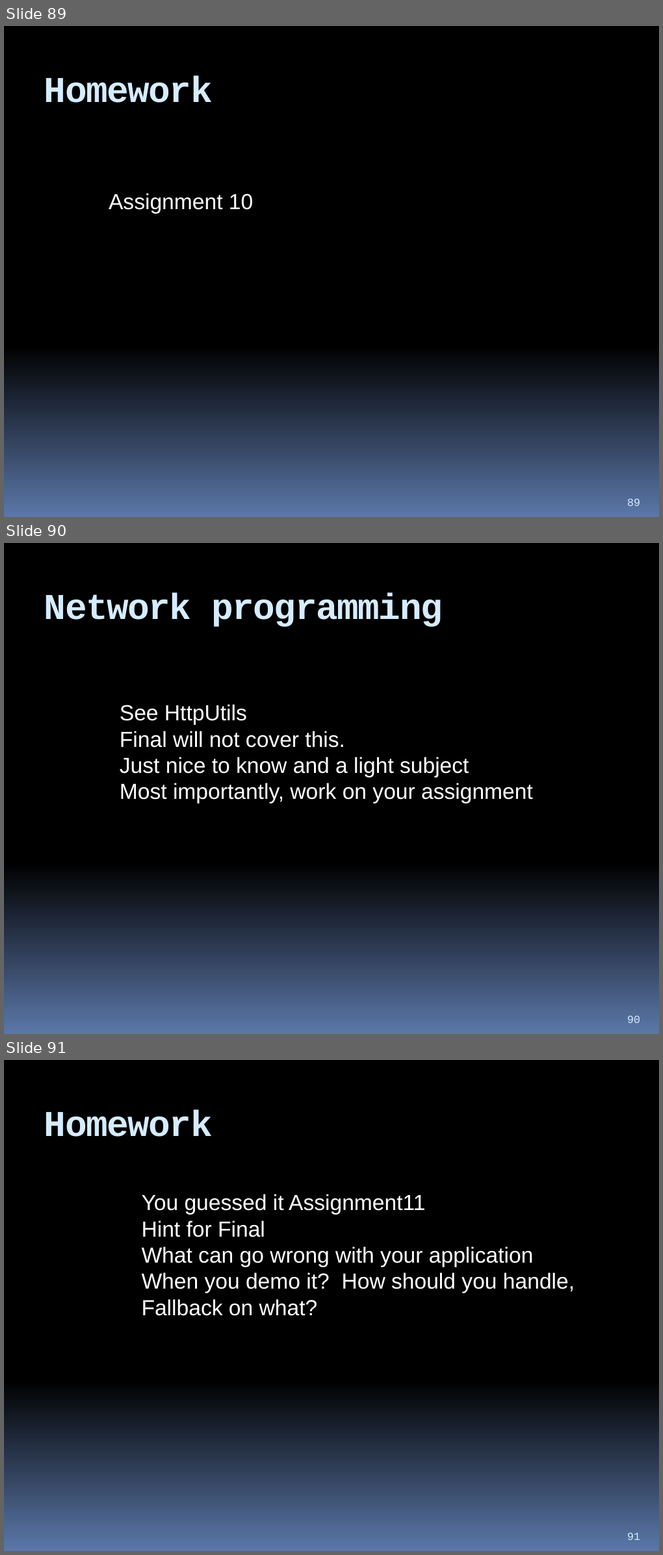
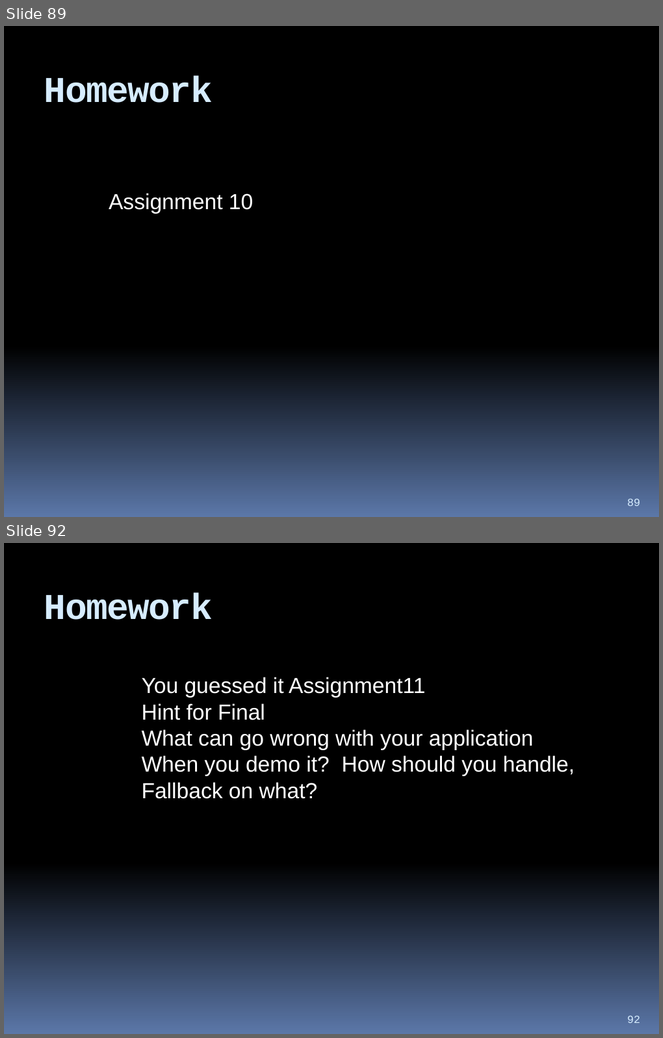
Before and after one commit to hchan/comp2613, a slide deck: coursePresentation.pptx. Shown one above the other, each under a label of ours: slides 89, 90 and 91 before the commit, slides 89 and 92 after it; the slides between them are not shown. The pictures are 663x1555 and 663x1038 pixels, drawn with LibreOffice and Linux fonts; fonts in the diff are those of the drawing. Boxes give left, top, right and bottom in pixels: in the first picture for what was removed or moved away, otherwise in the second. Text is boxed around its words. In the diff, an @@ line names an element or a change of style, - is before the commit and + after.

```diff
--- a/coursePresentation.pptx
+++ b/coursePresentation.pptx
@@ slide 90 removed at [4, 543, 659, 1034], background gradient #000000 to #5B77A8 @@
@@ title removed at [44, 593, 443, 627] @@
-Network programming
@@ text removed at [120, 704, 533, 804] @@
-See HttpUtils
-Final will not cover this.
-Just nice to know and a light subject
-Most importantly, work on your assignment
@@ page number removed at [627, 1016, 640, 1023] @@
-90
@@ what was slide 91 is now slide 92 @@
@@ page number at [627, 1016, 640, 1023]: text changed @@
-91
+92
```
Also in this commit, not shown: 1 slide changed, 2 slides added, 2 other files.
